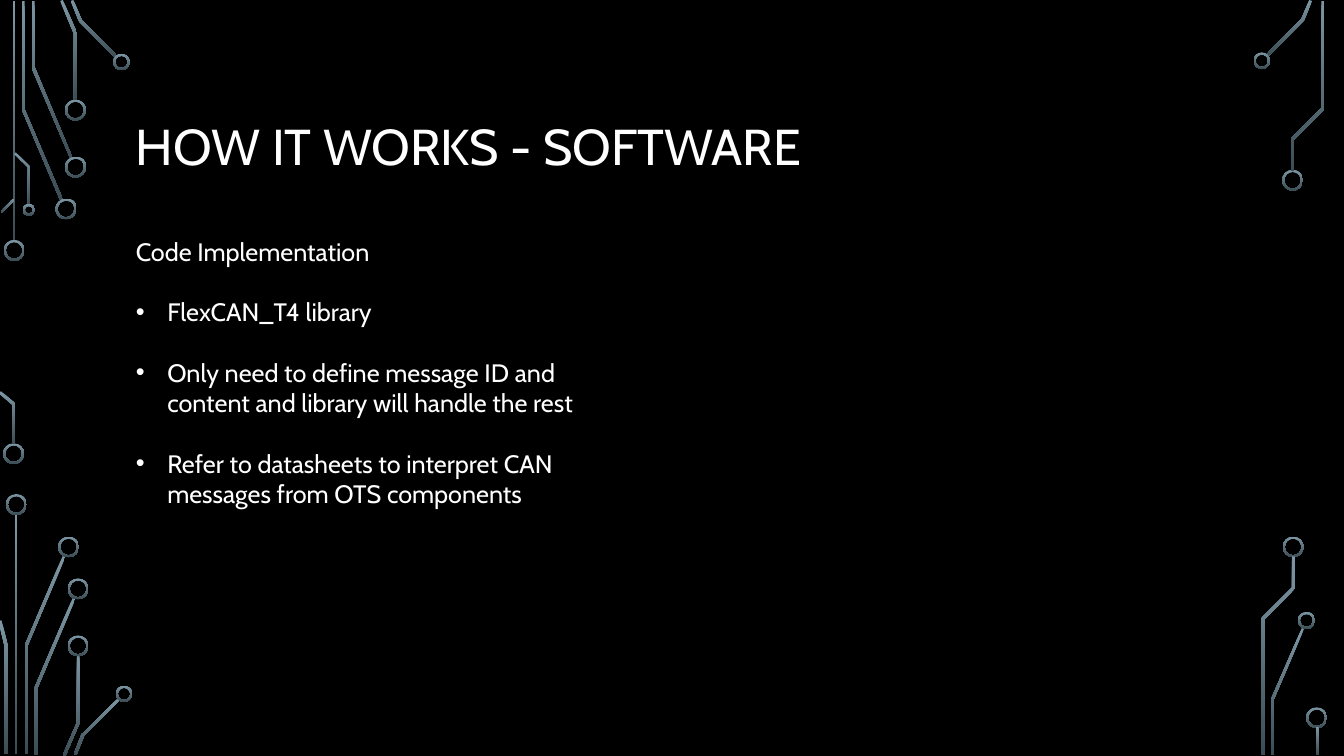
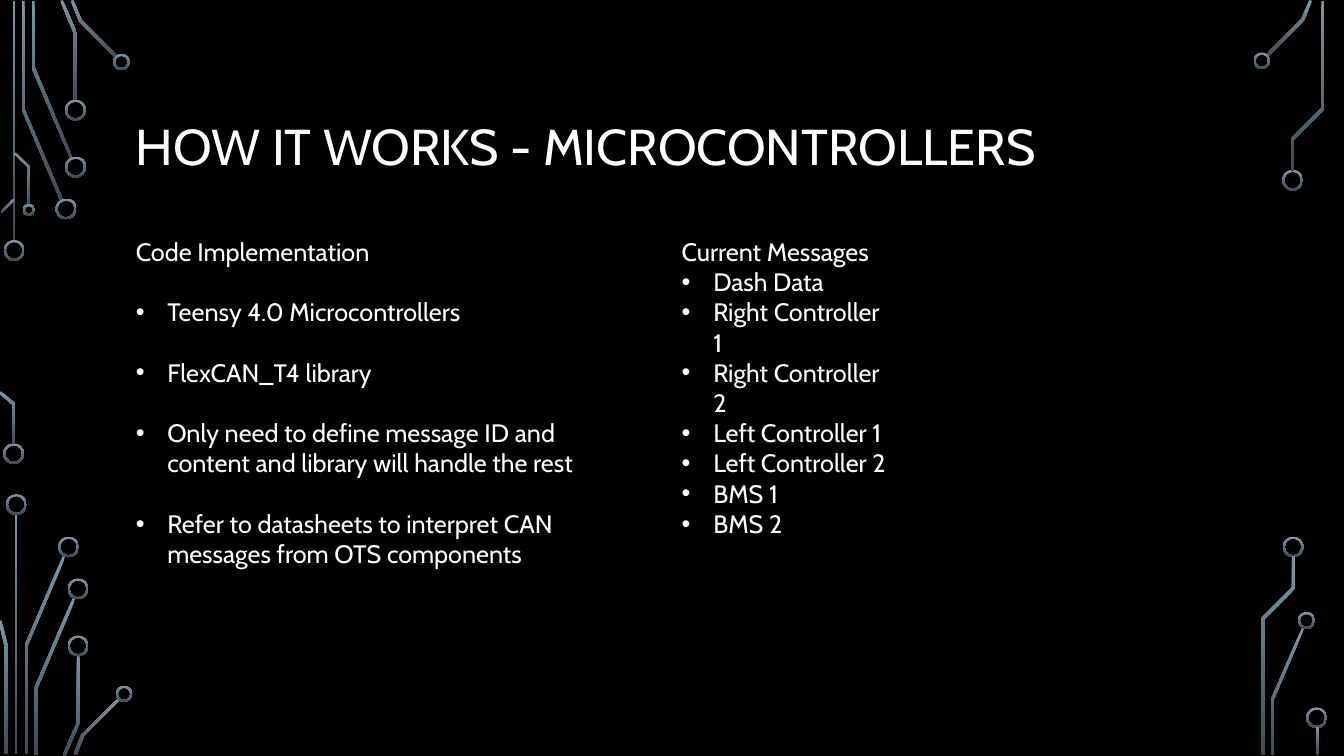
Before and after one commit to MatthewWhitworth/NURacing, a slide deck: slide 8 of CAN bus.pptx. Drawn at 1344x756 pixels with LibreOffice and Linux fonts; fonts in the diff are those of the drawing; background and template pictures are left out. Boxes give left, top, right and bottom in pixels: in the first picture for what was removed or moved away, otherwise in the second. Text is boxed around its words. In the diff, an @@ line names an element or a change of style, - is before the commit and + after.

```diff
--- a/CAN bus.pptx
+++ b/CAN bus.pptx
@@ title at [136,129,1035,166]: text changed @@
-HOW IT WORKS - SOFTWARE
+HOW IT WORKS - MICROCONTROLLERS
@@ text added at [682,243,885,534], 18 pt, text #FFFFFF @@
+Current Messages
+• Dash Data
+• Right Controller 1
+• Right Controller 2
+• Left Controller 1
+• Left Controller 2
+• BMS 1
+• BMS 2
@@ text at [167,302,460,327]: paragraph added @@
+• Teensy 4.0 Microcontrollers
```
Also in this commit, not shown: 2 other slides changed, 2 slides added, 1 other file.
